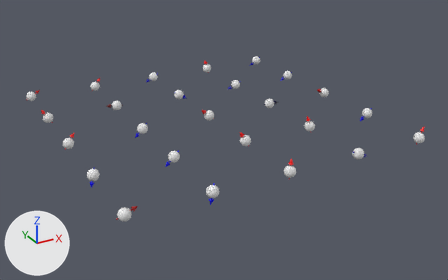
Before and after pictures for a commit that changed the Blender file Blender/spins1D.blend.
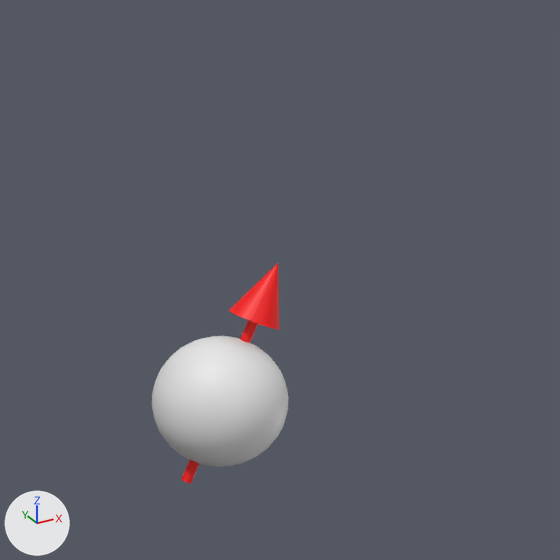
The first picture shows the older version from a camera (50 mm lens) standing at (-60.7, -182.7, 111.4) and looking at (74.1, 62.2, -11.0). The close-ups show both versions on the part from 89% to 100% of the width and 37% to 54% of the height of that picture; other places that the commit changed are outside them. Every picture has the same lights, and +X, +Y and +Z are marked at lower left.
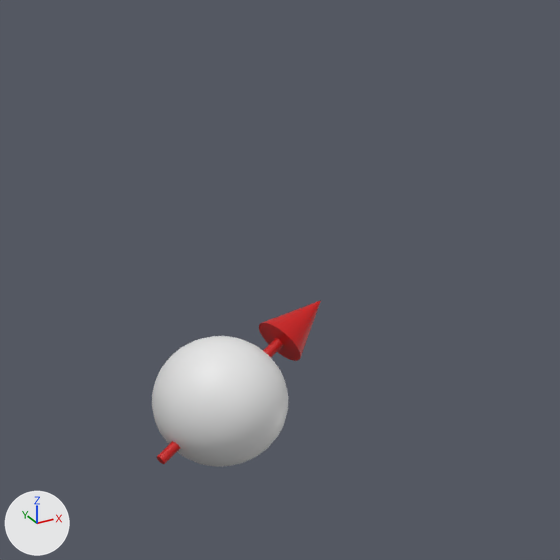
Changed parts and their boxes [x1, y1, x2, y2] in the close-ups (560 x 560 px):
'Cylinder.004', recoloured, turned
    before: [181, 263, 280, 484]
    after: [156, 300, 321, 464]

The change, as a diff of the scene's bpy script:
```diff
--- a/Blender/spins1D.blend.py
+++ b/Blender/spins1D.blend.py
@@ mat_spin_color_4 @@
 mat_spin_color_4 = principled_material('Spin color 4')
-mat_spin_color_4.base_color = (0.941, 0.0, 0.0)  # red #f80000
+mat_spin_color_4.base_color = (0.577, 0.0, 0.0)  # red #c80000
@@ ob_cylinder_004 @@
 ob_cylinder_004.location = (140.0, 0.0, 0.0)
-ob_cylinder_004.rotation_euler = (1.571, 0.375, 0.0)  # degrees (90, 21, 0)
+ob_cylinder_004.rotation_euler = (1.571, 0.968, 0.0)  # degrees (90, 55, 0)
 ob_cylinder_004.scale = (1.0, 1.67, 1.0)
```
